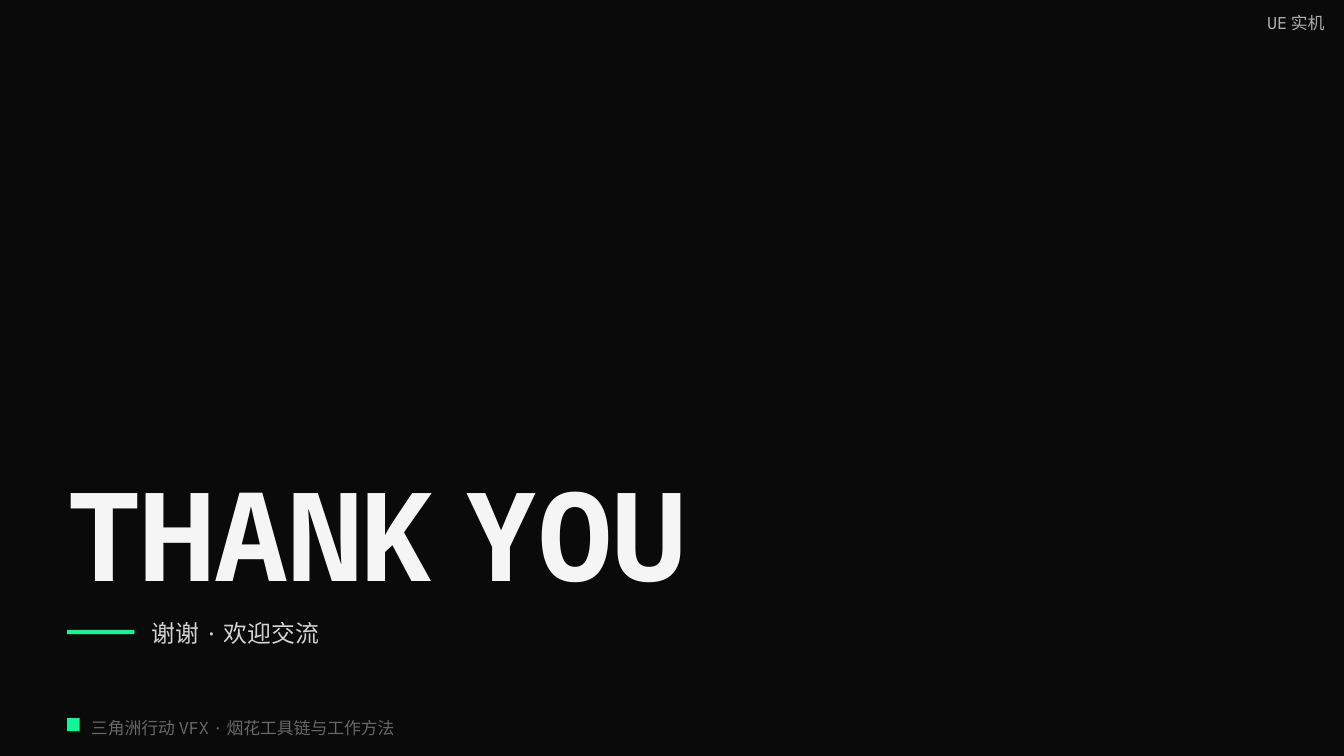
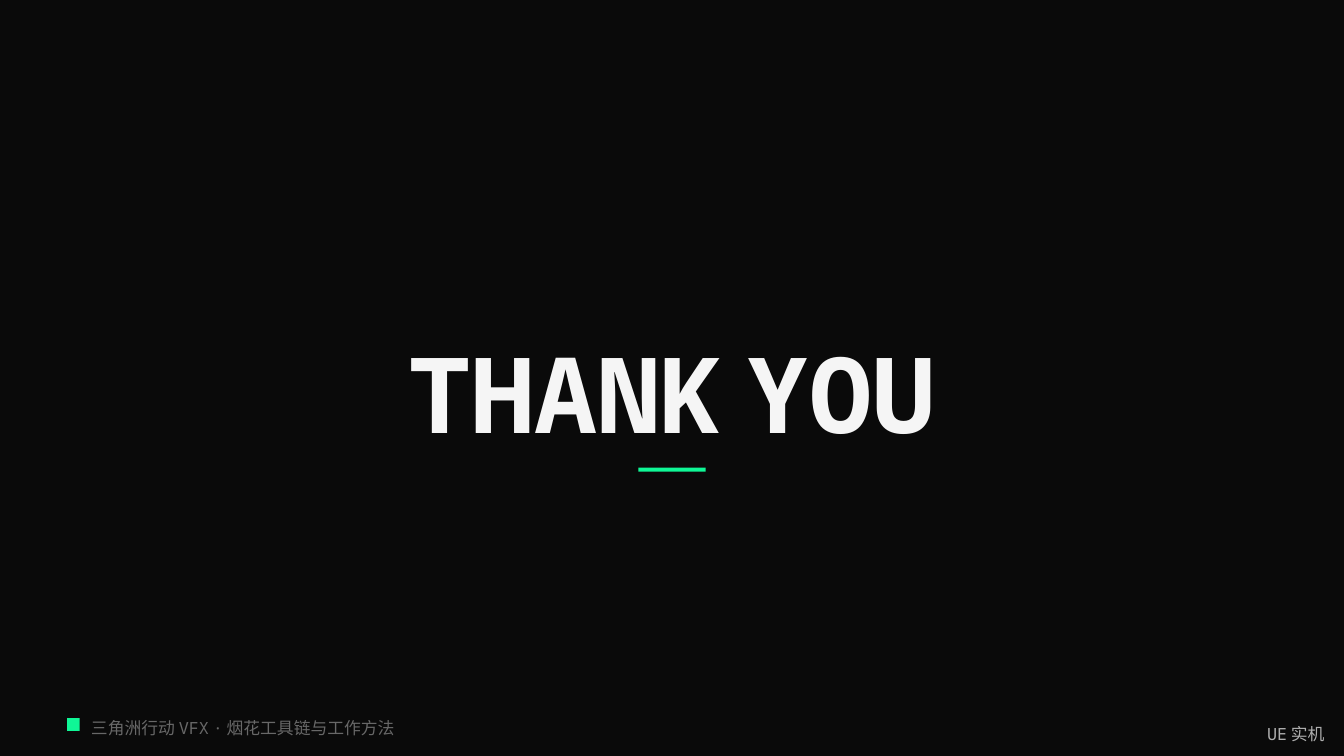
Before and after one commit to loccmaiii-lang/FireWorksLab, a slide deck: slide 19 of 协作/提示词/分享PPT交接_2026-10-29/第四版交付_云端/烟花秀AI全流程_第四版.pptx. Drawn at 1344x756 pixels with LibreOffice and Linux fonts; fonts in the diff are those of the drawing; background and template pictures are left out. Boxes give left, top, right and bottom in pixels: in the first picture for what was removed or moved away, otherwise in the second. Text is boxed around its words. In the diff, an @@ line names an element or a change of style, - is before the commit and + after.

```diff
--- a/协作/提示词/分享PPT交接_2026-10-29/第四版交付_云端/烟花秀AI全流程_第四版.pptx
+++ b/协作/提示词/分享PPT交接_2026-10-29/第四版交付_云端/烟花秀AI全流程_第四版.pptx
@@ text "THANK YOU": place and size @@
-text "THANK YOU" at (67, 491, 687, 583)
+text "THANK YOU" at (408, 356, 936, 434)
@@ text "THANK YOU" at (408, 356, 936, 434): size 88 to 75 pt; alignment left to centre; line spacing 88pt to 75pt @@
@@ rectangle: place and size @@
-rectangle at (68, 630, 135, 634)
+rectangle at (638, 468, 706, 472)
@@ text removed at (151, 622, 319, 644) @@
-谢谢 · 欢迎交流
@@ text "UE 实机": place and size @@
-text "UE 实机" at (1267, 15, 1325, 31)
+text "UE 实机" at (1267, 726, 1325, 742)
@@ rectangle: place and size @@
-rectangle at (1256, 8, 1336, 36)
+rectangle at (1256, 720, 1336, 748)
```
Also in this commit, not shown: 5 other slides changed, 17 other files.
